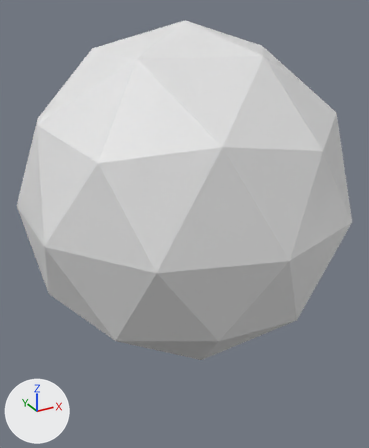
The OBJ model SEED/Editors/RailEditor/Develop_Editor/resources/models/Baloon/Baloon.obj as it was, and as the next commit left it.
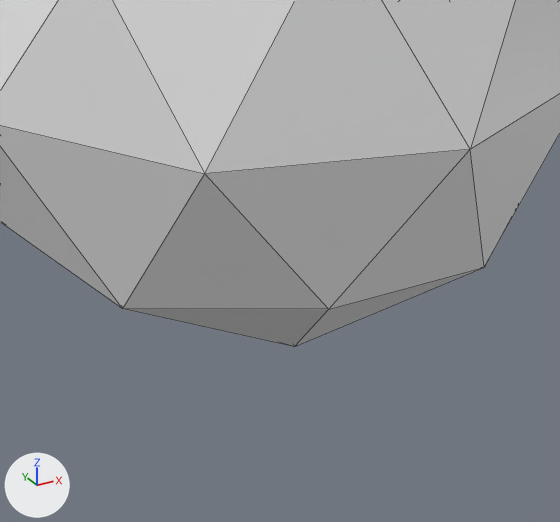
Each version appears first whole from a 50 mm lens placed at (-1.43, -2.6, 1.1), pointed at (0.03, 0.05, -0.22), and next in a close-up on the part from 15% to 91% of the width and 42% to 100% of the height. Lighting does not change. The marker at lower left points along +X, +Y and +Z. The first two pictures are the older version. The close-ups show mesh edges as thin lines. Where no turn or scale is listed for an object, it has been applied to the vertices.

In view in the first close-up: 'ICO球'.
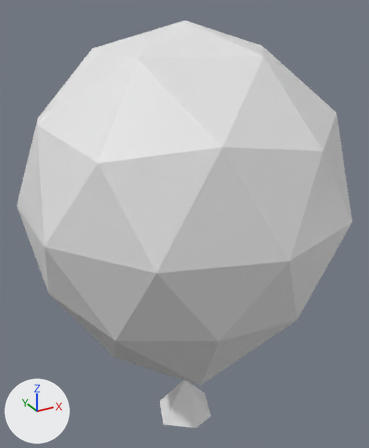
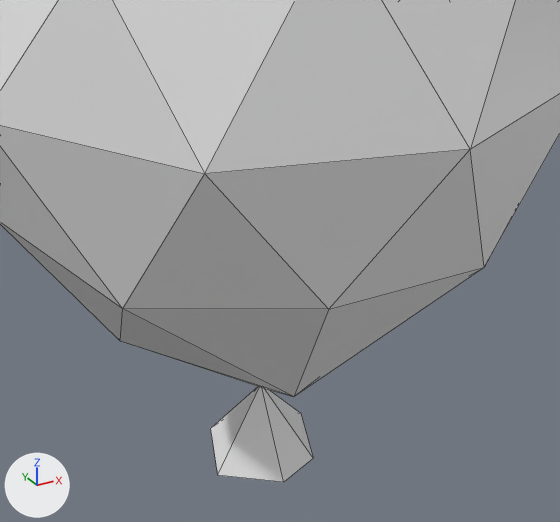
The newer file is also turned or shifted as a whole; pictures and numbers use the older file's frame.

Pixel boxes [x1, y1, x2, y2] of what changed, in the close-ups (560 x 522 px):
'ICO球', reshaped
    before: [0, 0, 560, 347]
    after: [0, 0, 560, 482]
part 1 of me_ico球, built on
    before: [127, 268, 482, 347]
    after: [0, 222, 483, 482]

The change, as a list of edits to the scene's bpy script:
```text
Change me_ico球:
    used by ob_ico球; location = (0.0, 0.0, 0.0)
    verts and faces of me_ico球; kept vertices keep their numbers, new ones are numbered from 42
    before: 0 (0.0, 0.0, -1.0), 12 (-0.16, -0.5, -0.85) at pixel (294, 346), 13 (0.43, -0.31, -0.85), 16 (0.43, 0.31, -0.85), 17 (-0.53, 0.0, -0.85)
    before: 19 (-0.16, 0.5, -0.85)
    remove me_ico球.from_pydata(...)  # 42 vertices, 80 faces; spans x -0.95..0.95, y -1.0..1.0, z -1.0..1.0
    add me_ico球.from_pydata(...)  # 49 vertices, 87 faces; spans x -0.95..0.95, y -1.0..1.0, z -1.71..1.0
    me_ico球 part 1
    add for i in [12, 13, 16, 17, 19]: verts[i] += (0.0, 0.0, -0.19)
    add verts[0] = (0.0, 0.0, -1.45)  # moved
    add verts[42] = (0.02, 0.21, -1.71)
    add verts[43] = (0.21, 0.06, -1.71)  # pixel (300, 413)
    add verts[44] = (0.13, -0.16, -1.71)  # pixel (313, 458)
    add verts[45] = (-0.02, -0.21, -1.71)  # pixel (283, 482)
    add verts[46] = (-0.21, -0.06, -1.71)  # pixel (217, 475)
    add verts[47] = (-0.13, 0.16, -1.71)  # pixel (210, 428)
    add verts[48] = (0.0, 0.0, -1.43)
    add faces += [(42, 48, 43), (43, 48, 44), (44, 48, 45), (45, 48, 46), (46, 48, 47), (42, 47, 48)]
    add faces += [(42, 43, 44, 45, 46, 47)]
```
